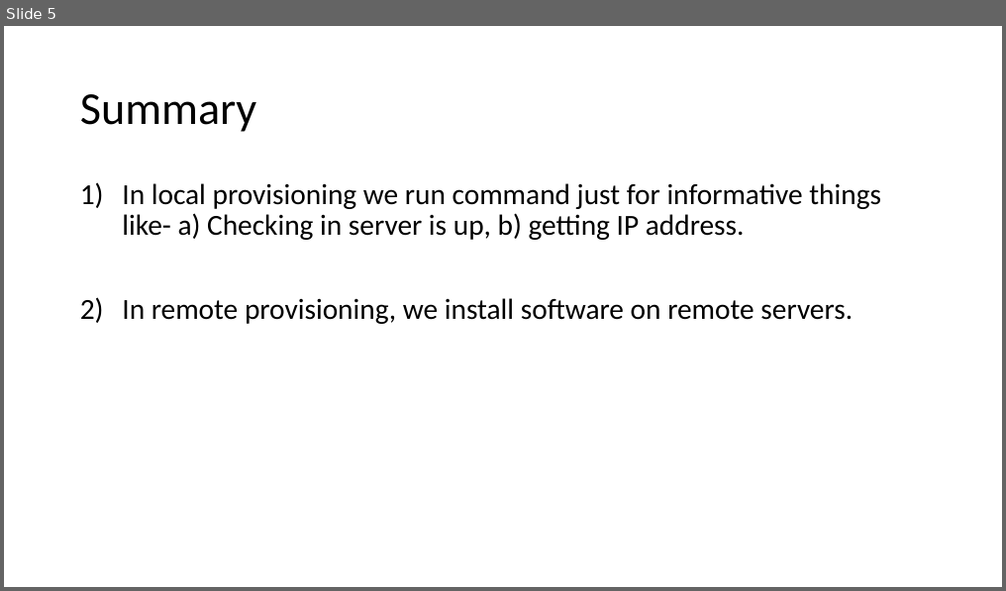
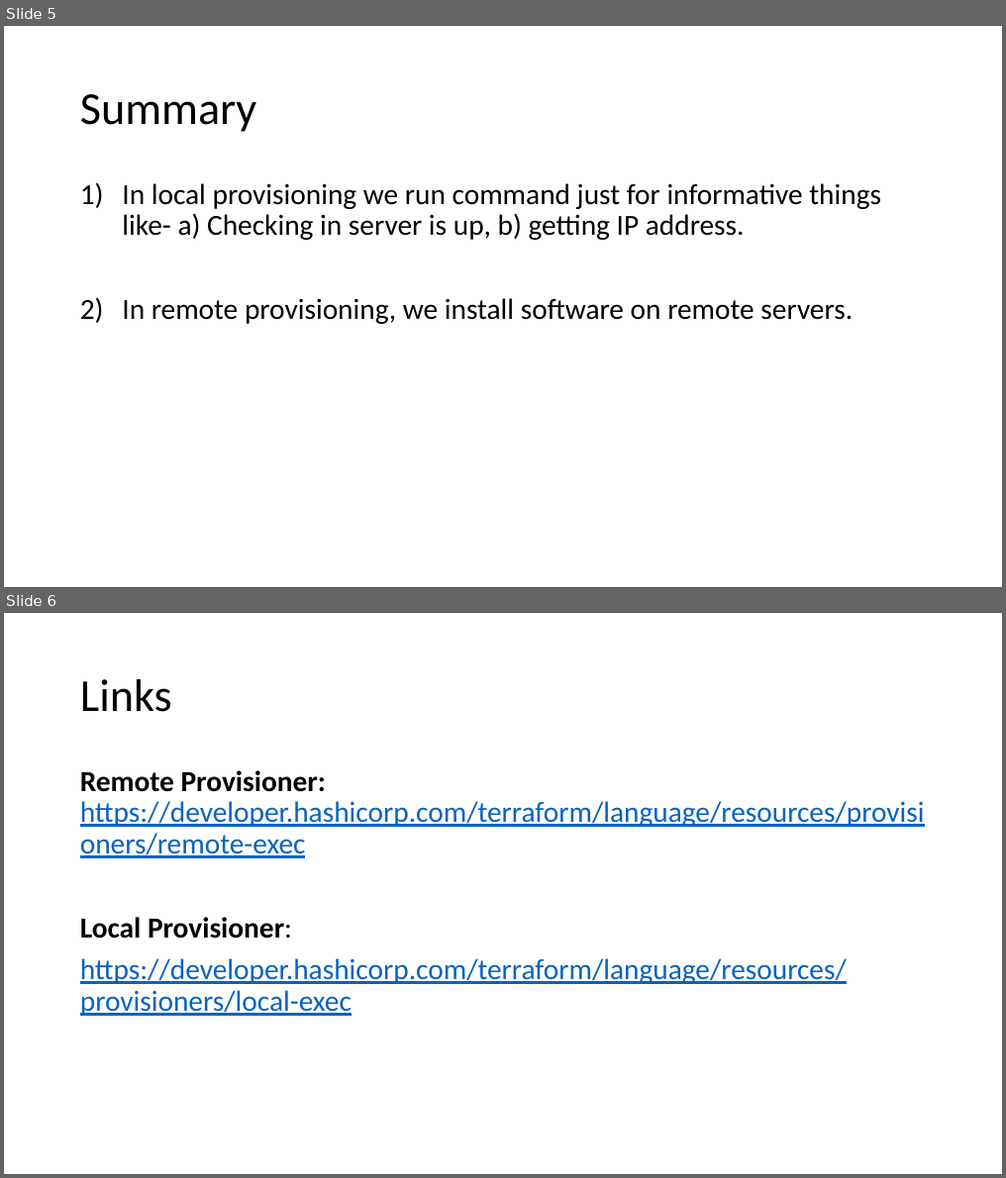
Before and after one commit to JanbaskDevops/Batch1, a slide deck: MyLearnings/Cloud Computing with Azure/Terraform Packer and Golden Image/PPT for Class/Class4- Local vs Remote provisioner.pptx. Shown one above the other, each under a label of ours: slide 5 before the commit, slides 5 and 6 after it. The pictures are 1006x591 and 1006x1178 pixels, drawn with LibreOffice and Linux fonts; fonts in the diff are those of the drawing. Boxes give left, top, right and bottom in pixels: in the first picture for what was removed or moved away, otherwise in the second. Text is boxed around its words. In the diff, an @@ line names an element or a change of style, - is before the commit and + after.

```diff
--- a/MyLearnings/Cloud Computing with Azure/Terraform Packer and Golden Image/PPT for Class/Class4- Local vs Remote provisioner.pptx
+++ b/MyLearnings/Cloud Computing with Azure/Terraform Packer and Golden Image/PPT for Class/Class4- Local vs Remote provisioner.pptx
@@ slide 6 added at bbox=[4, 613, 1002, 1174], background #FFFFFF @@
@@ title added at bbox=[80, 679, 172, 712], 44 pt, text #000000 @@
+Links
@@ text added at bbox=[80, 770, 925, 1016], 28 pt, text #0563C1, underline @@
+Remote Provisioner: https://developer.hashicorp.com/terraform/language/resources/provisioners/remote-exec
+Local Provisioner:
+https://developer.hashicorp.com/terraform/language/resources/provisioners/local-exec
```
Also in this commit, not shown: 26 other files.
